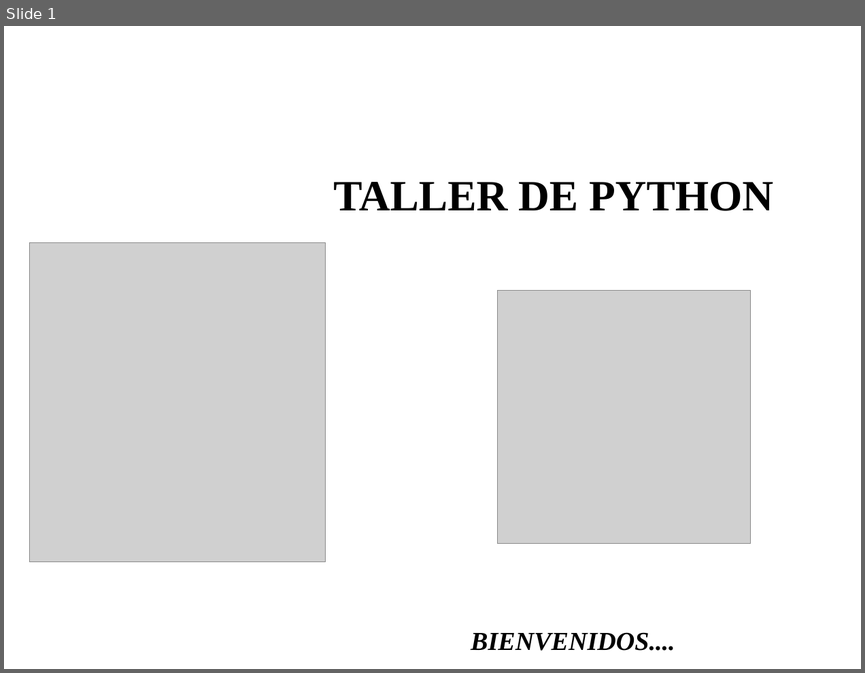
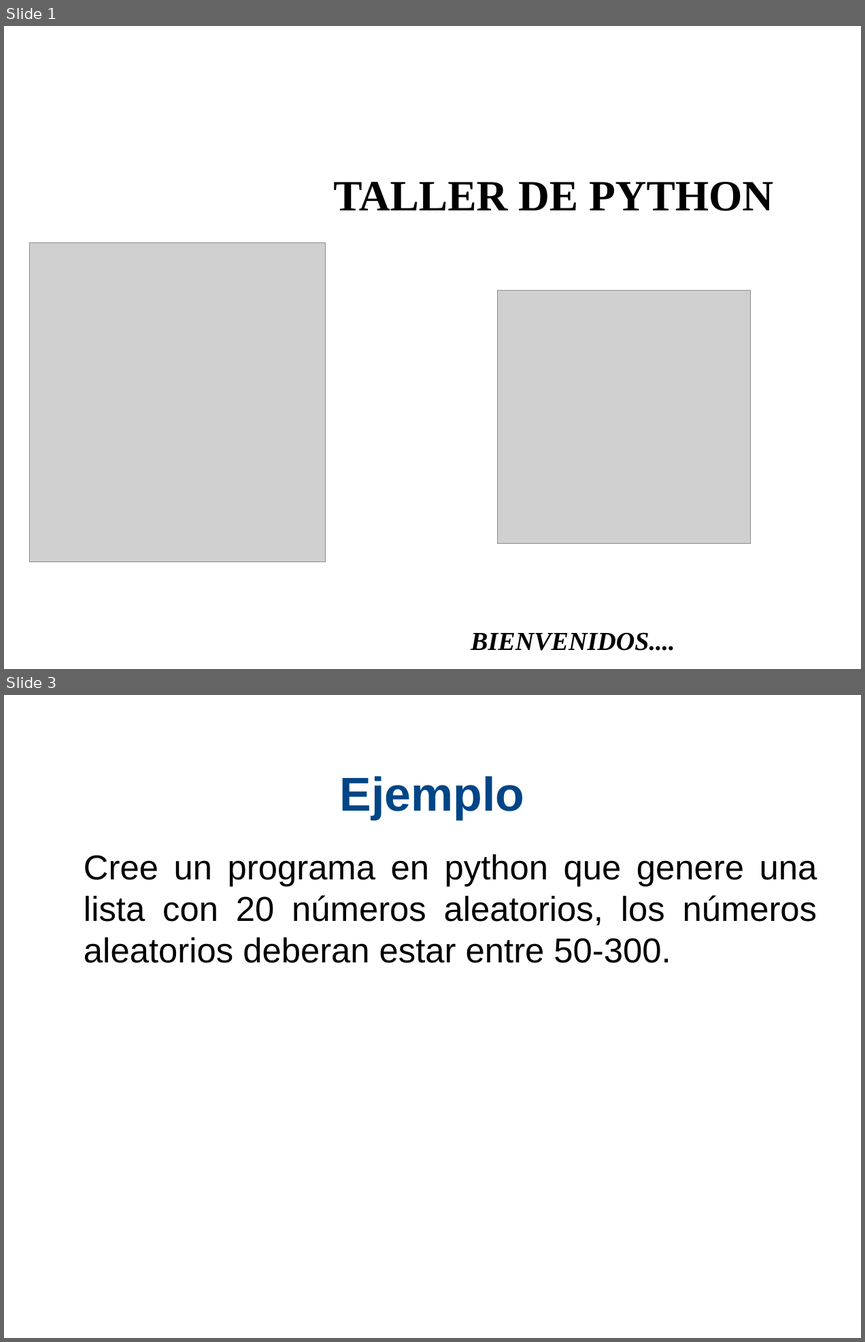
Before and after one commit to xDavidPM/Taller-Python, a slide deck: Python diapositiva dia 2.odp. Shown one above the other, each under a label of ours: slide 1 before the commit, slides 1 and 3 after it; the slides between them are not shown. The pictures are 865x673 and 865x1342 pixels, drawn with LibreOffice and Linux fonts; fonts in the diff are those of the drawing; grey boxes stand for pictures; background and template pictures are left out. Boxes give left, top, right and bottom in pixels: in the first picture for what was removed or moved away, otherwise in the second. Text is boxed around its words. In the diff, an @@ line names an element or a change of style, - is before the commit and + after.

```diff
--- a/Python diapositiva dia 2.odp
+++ b/Python diapositiva dia 2.odp
@@ slide 3 added at [4,695,861,1338], background #FFFFFF @@
@@ title added at [340,776,524,819], 44 pt, text #004586, bold @@
+Ejemplo
@@ text added at [84,854,817,963], 32 pt, text #000000 @@
+Cree un programa en python que genere una lista con 20 números aleatorios, los números aleatorios deberan estar entre 50-300.
```
Also in this commit, not shown: 1 slide changed, 13 other slides added, 3 other files.
